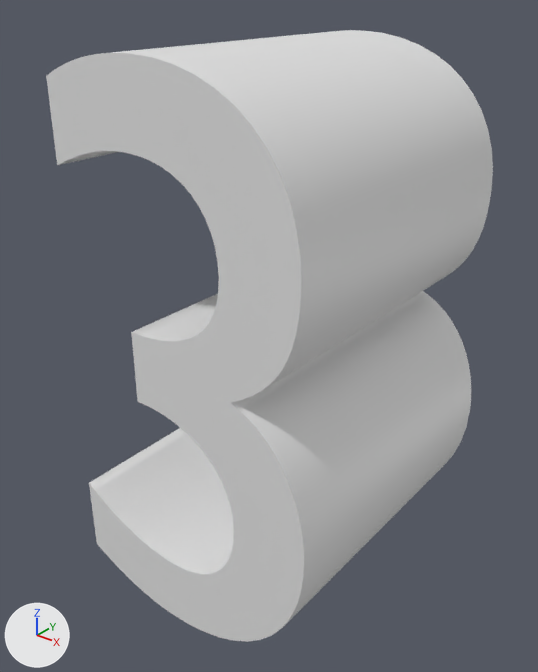
One commit to the Blender file objects/3.blend: the scene before it, then after it.
Before and after are seen from a 50 mm lens placed at (11.56, -10.38, 11.35), pointed at (3.43, -0.22, 5.05). Every picture has the same lights, and +X, +Y and +Z are marked at lower left. Text is drawn in Blender's own font.

In view in the first picture: 'Texto'.
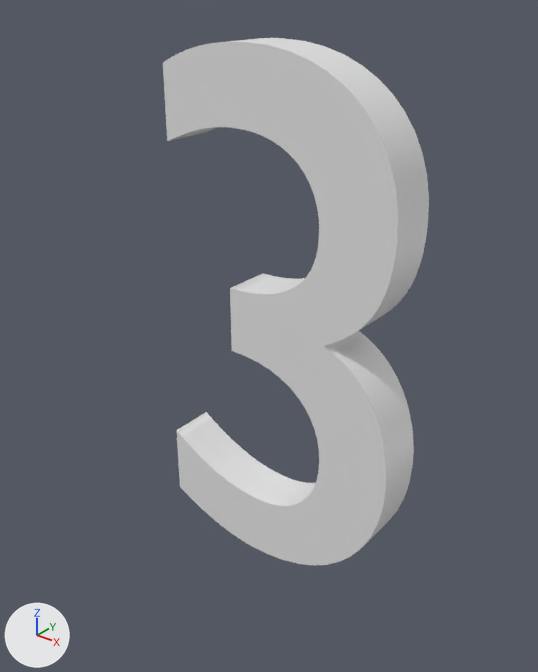
What changed in the scene script:
```text
Change txt_texto:
    txt_texto.extrude: 3.0 -> 0.5
```

Location of each change, (x1, y1, x2, y2) in pixels of the pictures (538 x 672 px):
'Texto', reshaped (40% narrower, 14% shorter)
    before: (46, 30, 493, 642)
    after: (163, 38, 429, 565)
